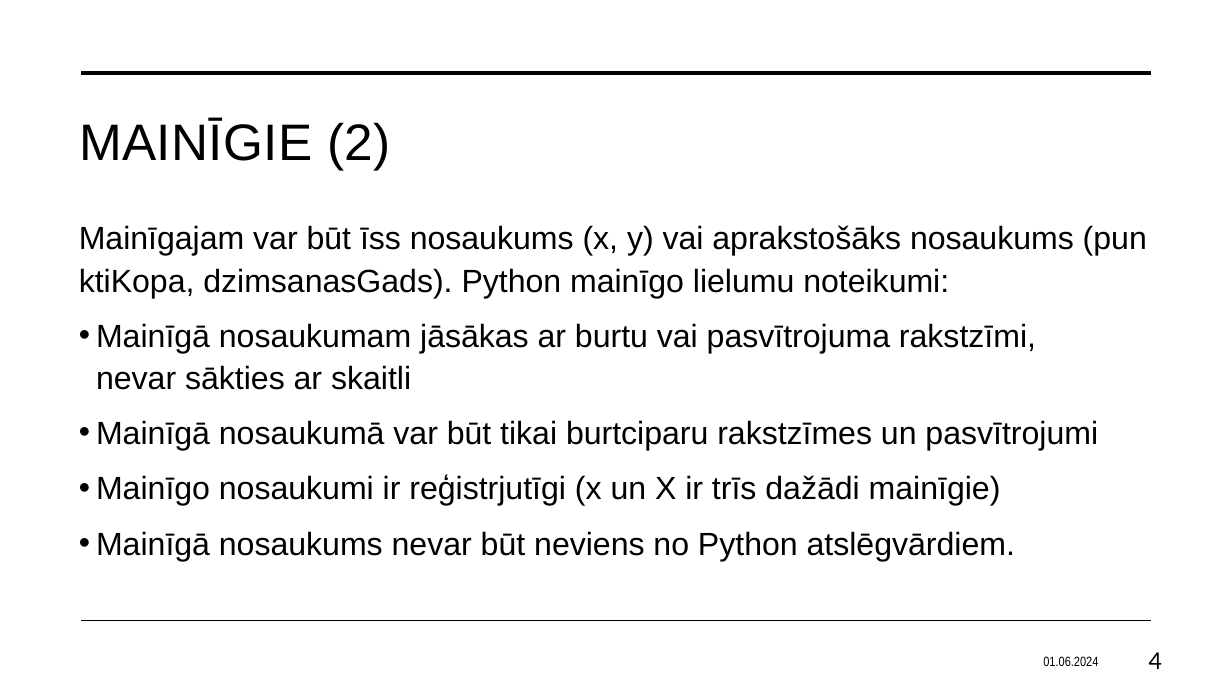
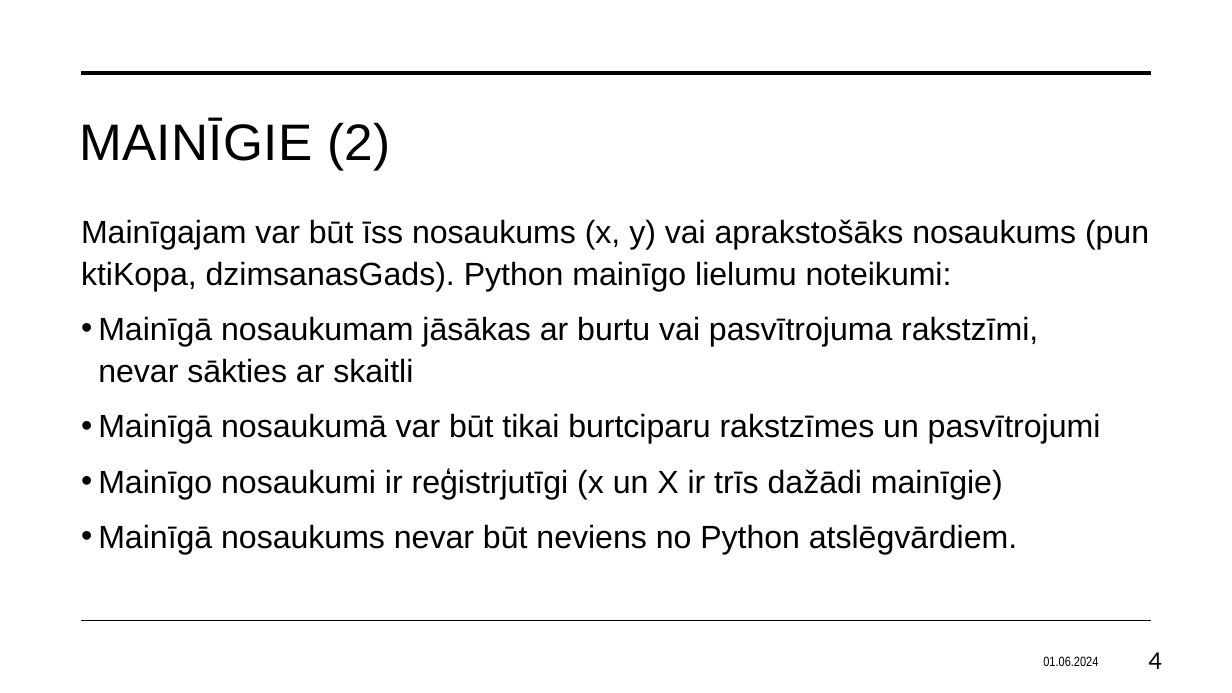
Before and after one commit to Gerda155/Fedotova_Eksamens, a slide deck: slide 4 of Fedotova_macibuMaterials.pptx. Drawn at 1232x693 pixels with LibreOffice and Linux fonts; fonts in the diff are those of the drawing. Boxes give left, top, right and bottom in pixels: in the first picture for what was removed or moved away, otherwise in the second. Text is boxed around its words. In the diff, an @@ line names an element or a change of style, - is before the commit and + after.

```diff
--- a/Fedotova_macibuMaterials.pptx
+++ b/Fedotova_macibuMaterials.pptx
@@ text "Mainīgajam var būt īss nosaukums ...": place and size @@
-text "Mainīgajam var būt īss nosaukums ..." at (79, 225, 1098, 561)
+text "Mainīgajam var būt īss nosaukums ..." at (81, 219, 1101, 554)
```
Also in this commit, not shown: 6 other slides changed, 17 slides added, 2 slides removed.
